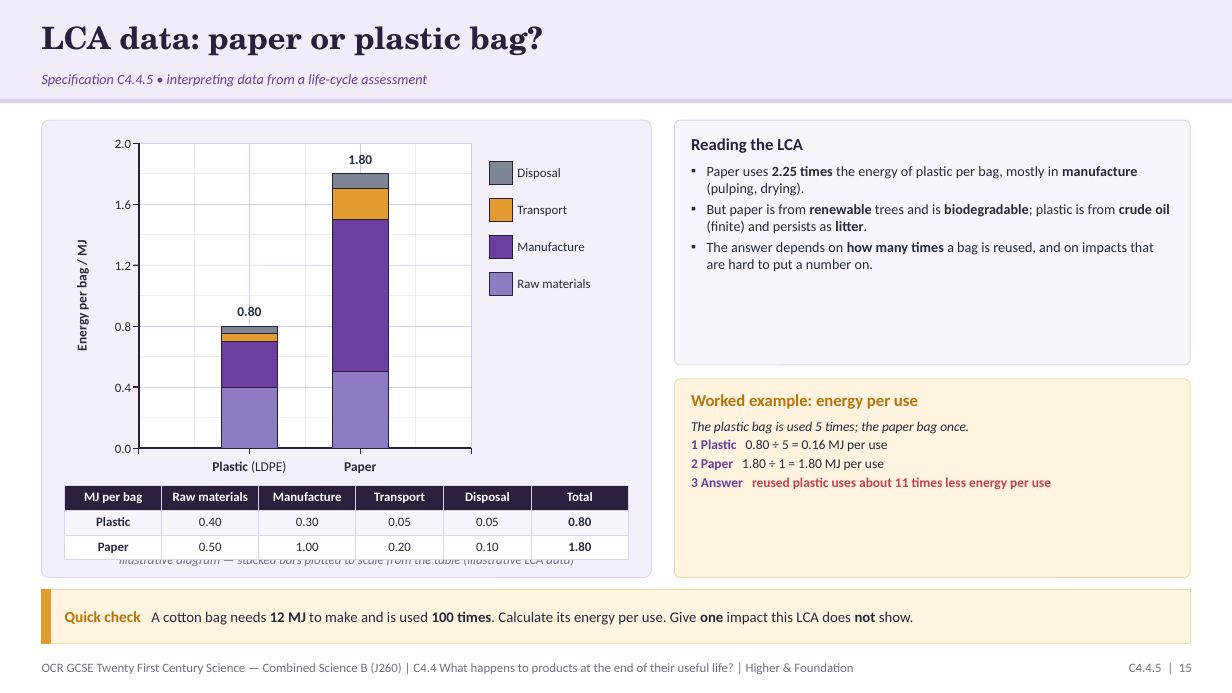
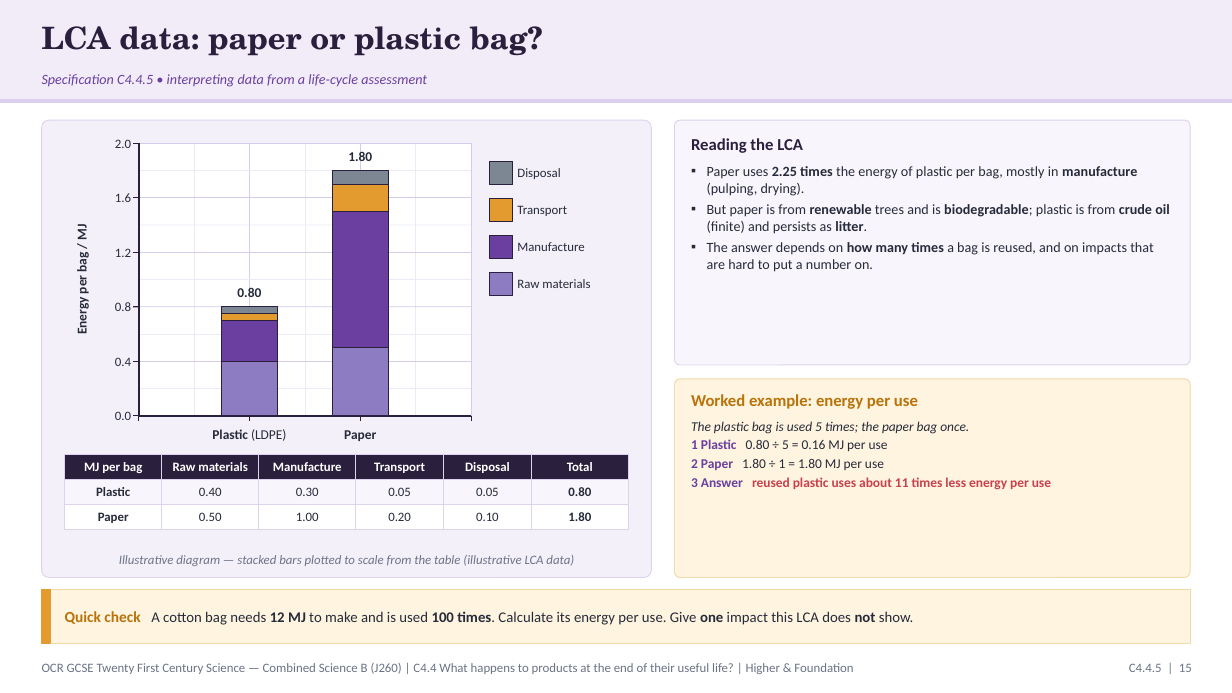
Before and after one commit to pstephenphilip-ship-it/Piri-MBBS, a slide deck: slide 15 of gcse-slides/ocr-chemistry/OCR21C_C4.4_EndOfLife_Combined.pptx. Drawn at 1232x693 pixels with LibreOffice and Linux fonts; fonts in the diff are those of the drawing. Boxes give left, top, right and bottom in pixels: in the first picture for what was removed or moved away, otherwise in the second. Text is boxed around its words. In the diff, an @@ line names an element or a change of style, - is before the commit and + after.

```diff
--- a/gcse-slides/ocr-chemistry/OCR21C_C4.4_EndOfLife_Combined.pptx
+++ b/gcse-slides/ocr-chemistry/OCR21C_C4.4_EndOfLife_Combined.pptx
@@ text "Energy per bag / MJ": place and size @@
-text "Energy per bag / MJ" at (74,241,90,350)
+text "Energy per bag / MJ" at (74,225,90,334)
@@ rectangle: place and size @@
-rectangle at (139,143,471,448)
+rectangle at (139,143,471,416)
@@ line moved from (139, 143) - (139, 448) to (139, 143) - (139, 416) @@
@@ line moved from (139, 448) - (139, 143) to (139, 416) - (139, 143) @@
@@ line moved from (194, 143) - (194, 448) to (194, 143) - (194, 416) @@
@@ line moved from (250, 143) - (250, 448) to (250, 143) - (250, 416) @@
@@ line moved from (305, 143) - (305, 448) to (305, 143) - (305, 416) @@
@@ line moved from (360, 143) - (360, 448) to (360, 143) - (360, 416) @@
@@ line moved from (416, 143) - (416, 448) to (416, 143) - (416, 416) @@
@@ line moved from (471, 143) - (471, 448) to (471, 143) - (471, 416) @@
@@ 3 lines, 2 rectangles, 1 text: place and size @@
-3 lines, 2 rectangles, 1 text at (115,174,471,219)
+3 lines, 2 rectangles, 1 text at (115,170,471,211)
@@ line moved from (139, 235) - (471, 235) to (139, 226) - (471, 226) @@
@@ rectangle: place and size @@
-rectangle at (333,220,388,372)
+rectangle at (333,212,388,348)
@@ 3 lines, 1 text: place and size @@
-3 lines, 1 text at (115,261,471,296)
+3 lines, 1 text at (115,248,471,280)
@@ 3 lines, 2 texts, 2 rectangles: place and size @@
-3 lines, 2 texts, 2 rectangles at (115,305,471,357)
+3 lines, 2 texts, 2 rectangles at (115,286,471,335)
@@ rectangle: place and size @@
-rectangle at (222,341,277,386)
+rectangle at (222,321,277,361)
@@ rectangle: place and size @@
-rectangle at (333,372,388,448)
+rectangle at (333,348,388,416)
@@ 2 lines, 1 text: place and size @@
-2 lines, 1 text at (115,383,471,392)
+2 lines, 1 text at (115,357,471,366)
@@ rectangle: place and size @@
-rectangle at (222,387,277,448)
+rectangle at (222,361,277,416)
@@ 8 lines, 1 table, 1 text: place and size @@
-8 lines, 1 table, 1 text at (65,418,628,578)
+8 lines, 1 table, 1 text at (65,389,628,547)
@@ text "Plastic (LDPE)": place and size @@
-text "Plastic (LDPE)" at (212,461,286,473)
+text "Plastic (LDPE)" at (212,429,286,441)
@@ text "Paper": place and size @@
-text "Paper" at (344,462,376,473)
+text "Paper" at (344,430,376,441)
```
Also in this commit, not shown: 9 other slides changed, 4 other files.
